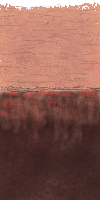
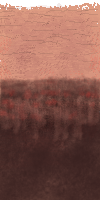
Layered file, before and after one edit (100×200). Changes by layer:
painted on "monster-details #7" over [left=0, top=52, right=98, bottom=96]
painted on "monster-details #6" over [left=1, top=86, right=100, bottom=92]
painted on "monster-details #2" over [left=0, top=86, right=100, bottom=93]
painted on "monster-details #3" over [left=1, top=87, right=100, bottom=93]
painted on "monster-details #4" over [left=0, top=74, right=100, bottom=125]
